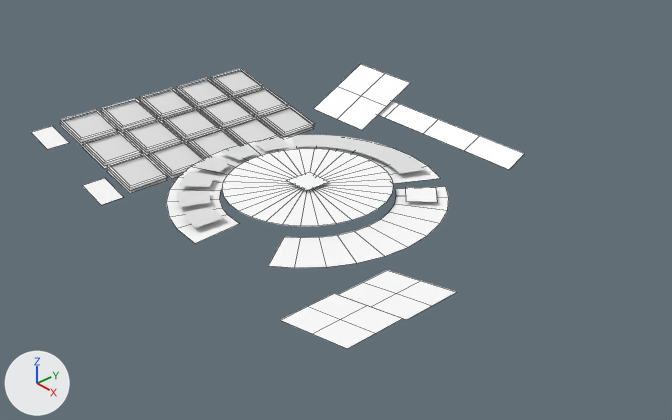
The Blender file raw_assets/ui.blend: old version first, new version second.
Camera for both pictures: a 50 mm camera at (0.371, -0.309, 0.252) aimed at (0.023, 0.001, -0.002). The lights are fixed; the arrows at lower left show +X, +Y and +Z. Mesh edges are drawn as thin lines on the coarser meshes.

The older version as bpy lines, for what is in view:
```python
me_brush4 = bpy.data.meshes.new('brush4')
me_brush4.from_pydata([(-0.0136, -0.0135, 0.0021), (0.0136, -0.0135, 0.0021), (-0.0136, 0.0135, 0.0021), (0.0136, 0.0135, 0.0021)], [], [(2, 0, 1, 3)])
me_brush6 = bpy.data.meshes.new('brush6')
me_brush6.from_pydata([(-0.0136, -0.0135, 0.0021), (0.0136, -0.0135, 0.0021), (-0.0136, 0.0135, 0.0021), (0.0136, 0.0135, 0.0021)], [], [(2, 0, 1, 3)])
me_colorhistory0 = bpy.data.meshes.new('colorhistory0')
me_colorhistory0.from_pydata(...)  # 24 vertices, 11 faces; spans x -0.0563..-0.0277, y 0.0263..0.0551, z 0.0
ob_brush4 = bpy.data.objects.new('brush4', me_brush4)
ob_brush4.location = (-0.1289, 0.0348, -0.0011)
ob_brush4.rotation_euler = (0.0, 0.208, 0.0)  # degrees (0, 12, 0)
ob_brush6 = bpy.data.objects.new('brush6', me_brush6)
ob_brush6.location = (-0.1578, 0.0048, 0.005)
ob_brush6.rotation_euler = (0.0, 0.208, 0.0)  # degrees (0, 12, 0)
ob_colorhistory0 = bpy.data.objects.new('colorhistory0', me_colorhistory0)
ob_colorhistory0.location = (0.0, 0.0, 0.0037)
ob_colorhistory0.scale = (1.14, 1.14, 1.14)
# also in view: 'sizebg' at (0.0, 0.103, 0.013); 'brush3' at (-0.157, 0.035, 0.007); 'brush0' at (-0.157, 0.065, 0.007); 'share' at (0.109, -0.072, 0.002); 'brightness' at (0.056, 0.0, 0.0)
```
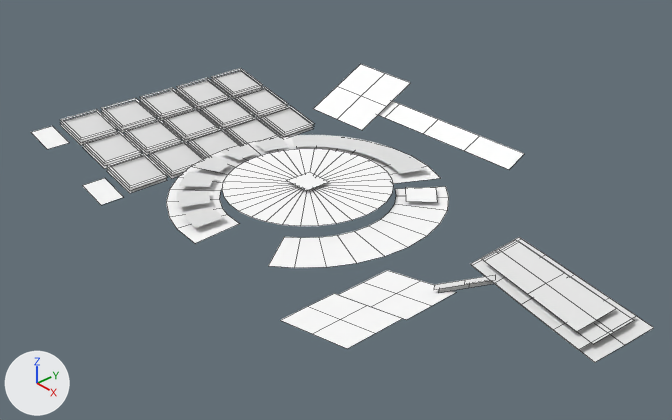
Changed parts and their boxes [x1, y1, x2, y2] in the pictures (672 x 420 px):
'msg_error', added
    after: [434, 239, 636, 350]
'msg_save', added
    after: [438, 237, 654, 362]

The edits, one by one:
Material 'mat_messages' (mat_mat_messages) is new.
Its base color is (0.8, 0.8, 0.8) (white #e7e7e7).
Mesh me_save_001 is new.
It has 30 vertices, 14 faces and spans x -0.0084..0.0954, y -0.0011..0.0507, z -0.003..0.0006.
It uses material mat_mat_messages (its picture is missing).
Mesh me_save_007 is new.
It has 30 vertices, 14 faces and spans x -0.002..0.0875, y -0.0011..0.0507, z -0.003..0.0006.
It uses material mat_mat_messages (its picture is missing).
Object 'msg_save' (ob_msg_save) is new; it shows me_save_001.
Its location is (0.1241, -0.0236, 0.0061).
Its rotation in degrees is (18, -7.9, -21).
Object 'msg_error' (ob_msg_error) is new; it shows me_save_007.
Its location is (0.123, -0.0258, 0.0082).
Its rotation in degrees is (18, -7.9, -21).
